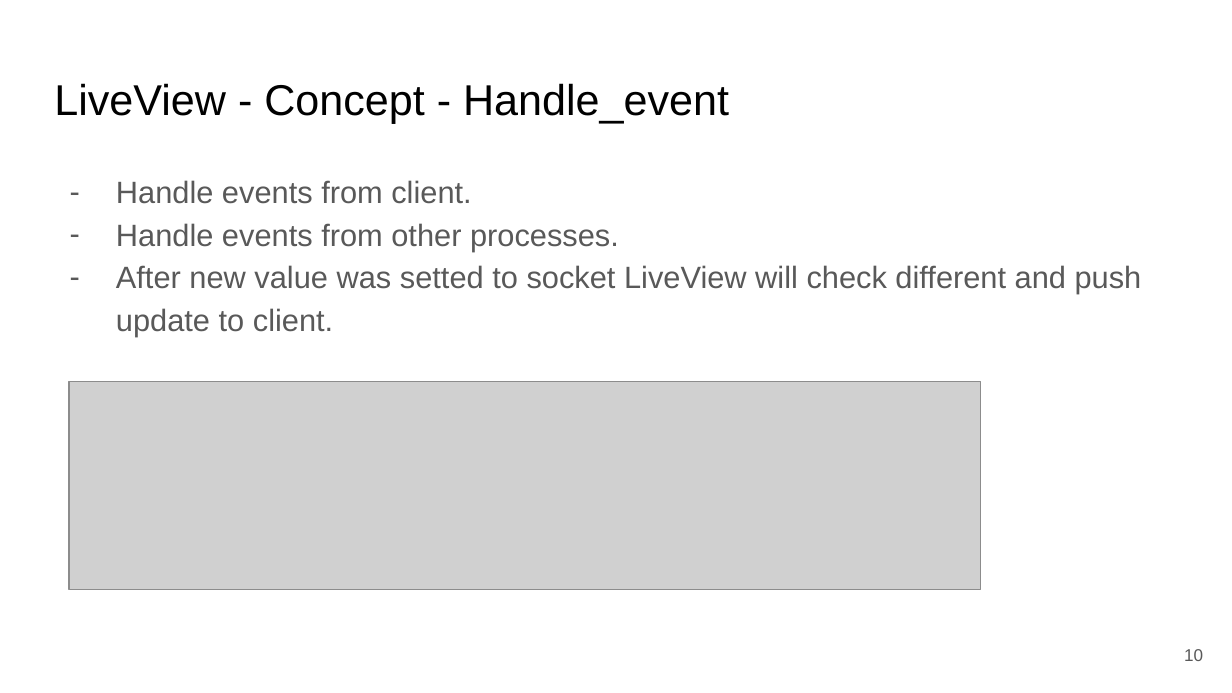
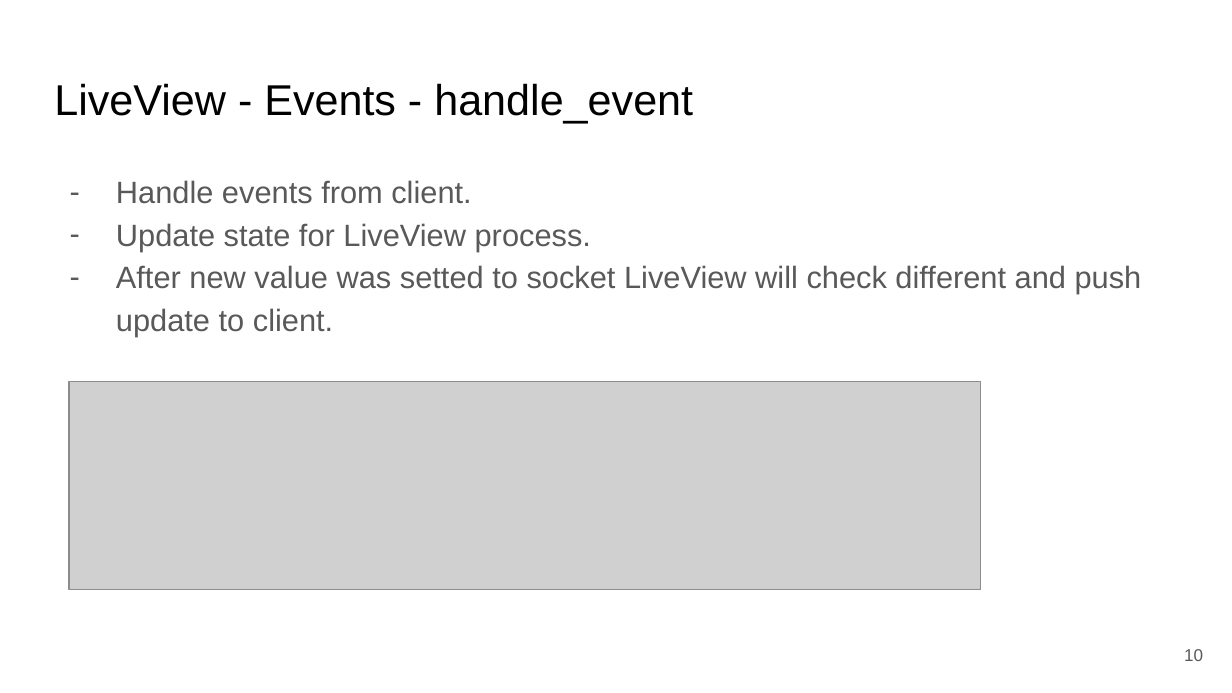
Before and after one commit to ohhi-vn/live_pub_demo, a slide deck: slide 10 of slide/Phoenix LiveView & Pubsub for Realtime & Scalable web app.pptx. Drawn at 1232x693 pixels with LibreOffice and Linux fonts; fonts in the diff are those of the drawing; grey boxes stand for pictures. Boxes give left, top, right and bottom in pixels: in the first picture for what was removed or moved away, otherwise in the second. Text is boxed around its words. In the diff, an @@ line names an element or a change of style, - is before the commit and + after.

```diff
--- a/slide/Phoenix LiveView & Pubsub for Realtime & Scalable web app.pptx
+++ b/slide/Phoenix LiveView & Pubsub for Realtime & Scalable web app.pptx
@@ title at (54,83,693,123): text changed @@
-LiveView - Concept - Handle_event
+LiveView - Events - handle_event
@@ text at (116,223,591,252): text changed @@
-– Handle events from other processes.
+– Update state for LiveView process.
```
Also in this commit, not shown: 10 other slides changed, 1 slide added.
